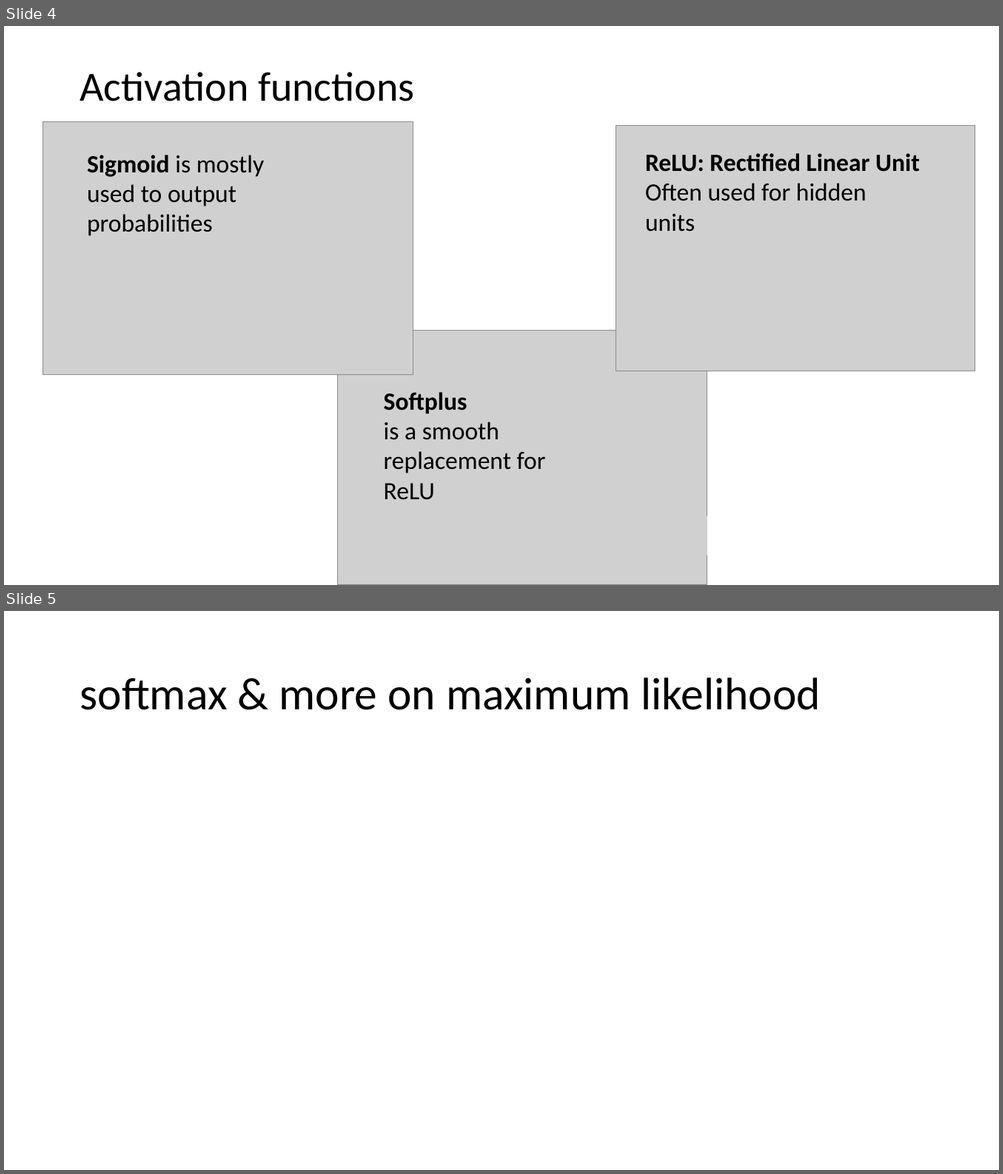
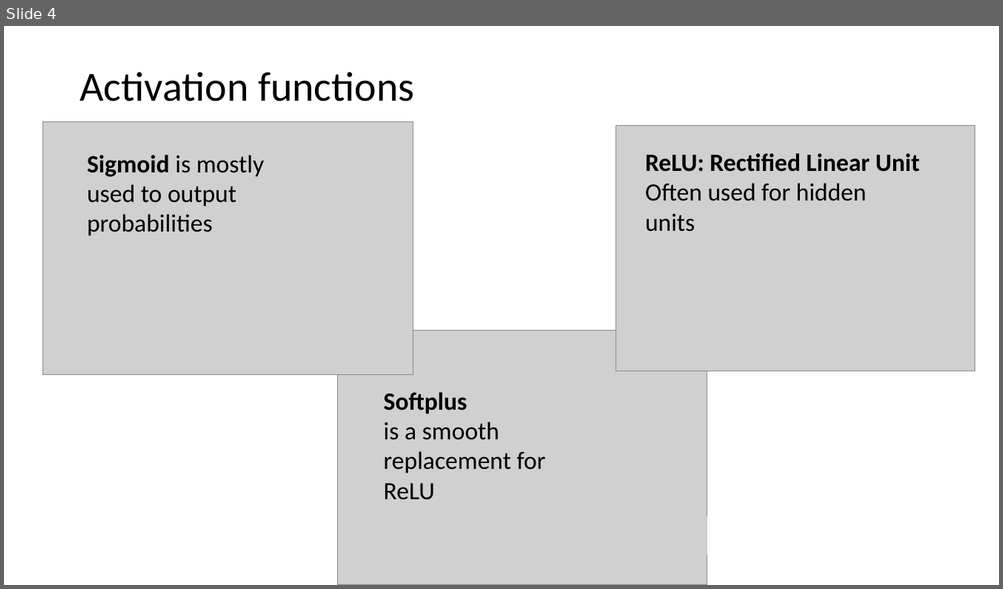
Before and after one commit to Center-for-Health-Data-Science/IntroToML, a slide deck: Day2/NNintro2.pptx. Shown one above the other, each under a label of ours: slides 4 and 5 before the commit, slide 4 after it. The pictures are 1003x1174 and 1003x589 pixels, drawn with LibreOffice and Linux fonts; fonts in the diff are those of the drawing; grey boxes stand for pictures. Boxes give left, top, right and bottom in pixels: in the first picture for what was removed or moved away, otherwise in the second. Text is boxed around its words. In the diff, an @@ line names an element or a change of style, - is before the commit and + after.

```diff
--- a/Day2/NNintro2.pptx
+++ b/Day2/NNintro2.pptx
@@ slide 5 removed at bbox=[4, 611, 999, 1170], background #FFFFFF @@
@@ title removed at bbox=[79, 678, 821, 710] @@
-softmax & more on maximum likelihood
```
Also in this commit, not shown: 2 slides changed, 2 slides added, 3 other files.
